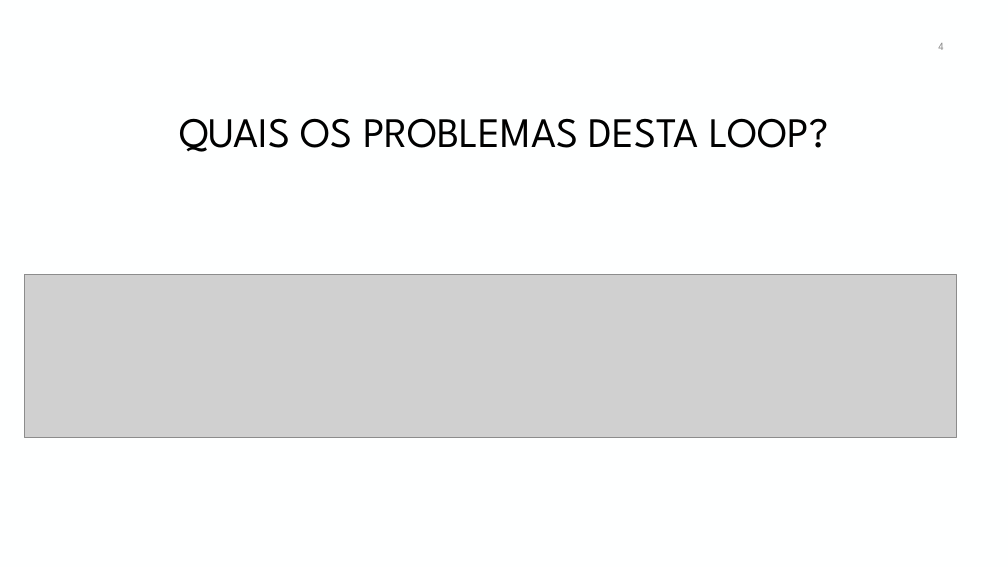
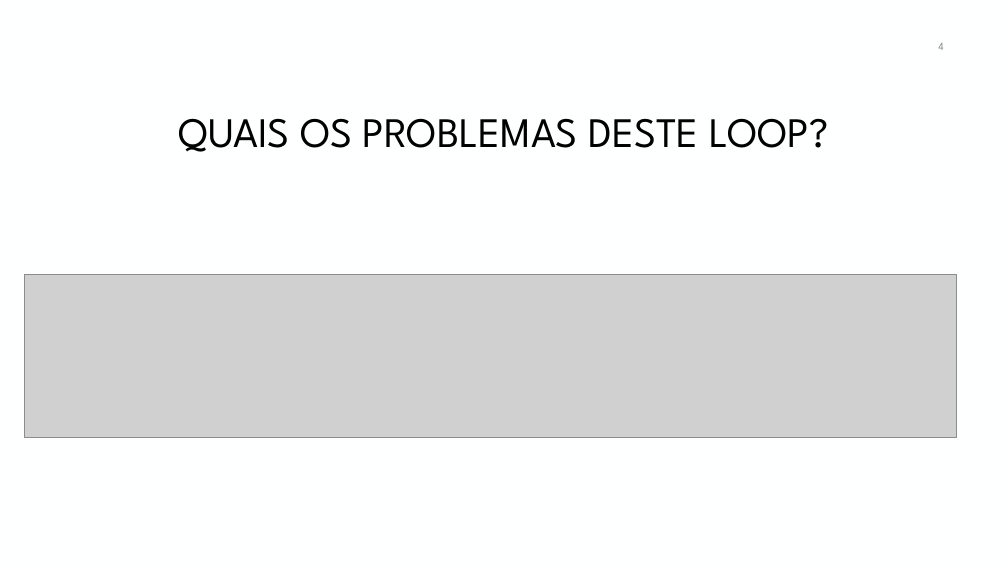
Before and after one commit to manoelcampos/curso-programacao-funcional-java, a slide deck: slide 4 of programacao-funcional-java8.pptx. Drawn at 1008x567 pixels with LibreOffice and Linux fonts; fonts in the diff are those of the drawing; grey boxes stand for pictures; background and template pictures are left out. Boxes give left, top, right and bottom in pixels: in the first picture for what was removed or moved away, otherwise in the second. Text is boxed around its words. In the diff, an @@ line names an element or a change of style, - is before the commit and + after.

```diff
--- a/programacao-funcional-java8.pptx
+++ b/programacao-funcional-java8.pptx
@@ title at bbox=[179, 118, 829, 152]: text changed @@
-QUAIS OS PROBLEMAS DESTA LOOP?
+QUAIS OS PROBLEMAS DESTE LOOP?
```
Also in this commit, not shown: 10 other slides changed, 2 other files.
